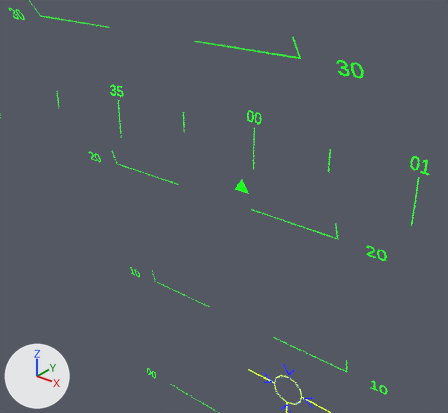
Renders of the Blender file Assets/UdonSpaceVehicles/SampleAssets/.Blender/HUD.blend from each side of a commit.
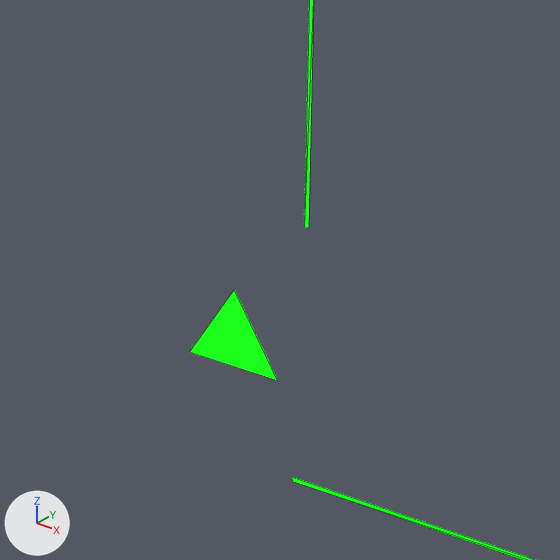
There are two pictures of each version: one from a 50 mm lens placed at (0.77, 1.223, 1.343), pointed at (-0.027, 2.219, 0.726), one close up on the part from 46% to 66% of the width and 32% to 54% of the height. Lighting does not change. The marker at lower left points along +X, +Y and +Z. The close-ups show mesh edges as thin lines.

In view in the first close-up: 'DirectionScale', 'HUDFixed', 'PitchScale'.
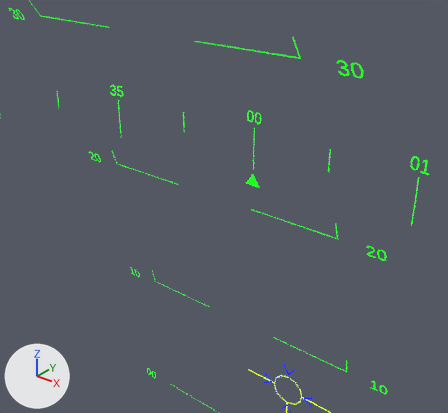
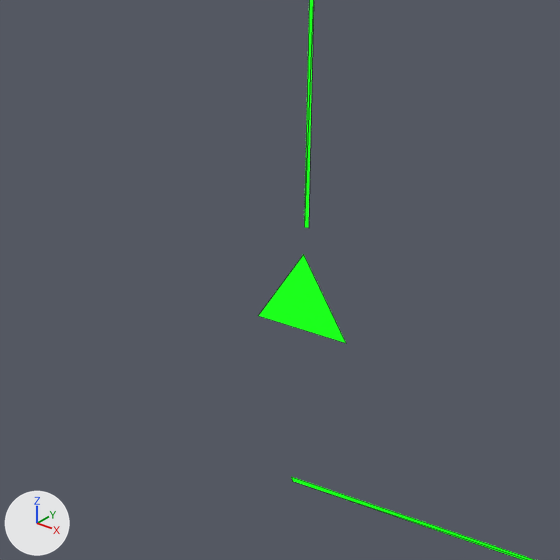
Changed parts and their boxes [x1, y1, x2, y2] in the close-ups (560 x 560 px):
'HUDFixed', reshaped
    before: [190, 290, 277, 380]
    after: [259, 254, 346, 343]

The change in detail:
me_plane_001 has 17 vertices, 13 faces and spans x -0.095..0.095, y 0.0, z -0.035..0.79.
me_plane_001 is used by ob_hudfixed; location (0.0, 2.25, 0.0).
me_plane_001 part 1: the loose piece of 3 vertices spanning x -0.02..0.02, y 0.0, z 0.76..0.79 is moved by (0.0, 0.042, 0.0).
